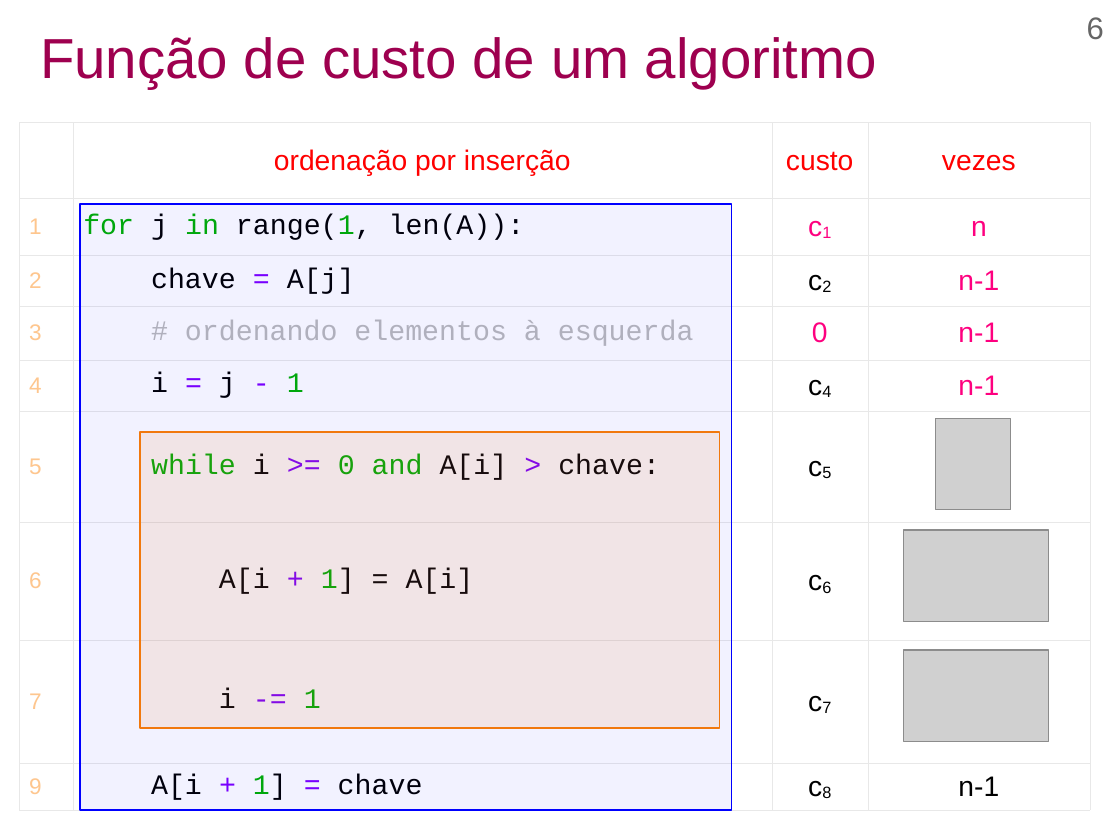
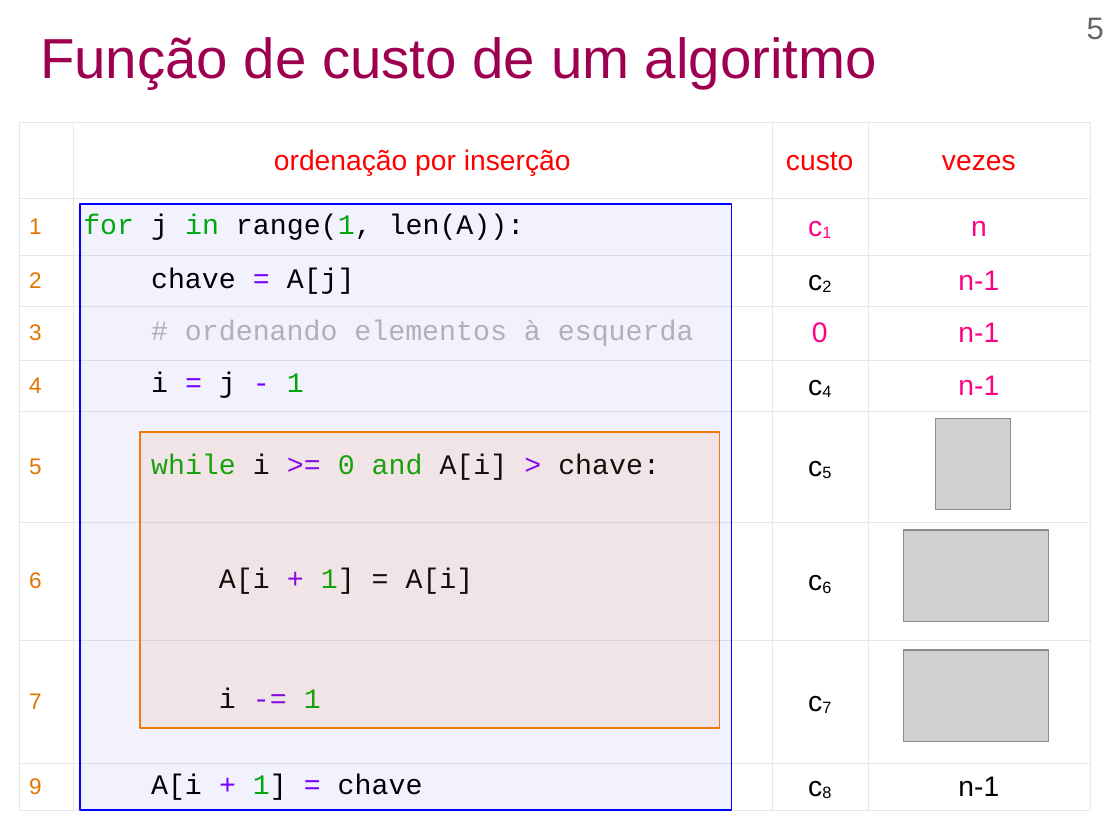
Before and after one commit to efurlanm/teaching, a slide deck: slide 5 of aed/AED-U1S3-Complexidade.odp (slide 6 before the commit). Drawn at 1120x840 pixels with LibreOffice and Linux fonts; fonts in the diff are those of the drawing; grey boxes stand for pictures; background and template pictures are left out. Boxes give left, top, right and bottom in pixels: in the first picture for what was removed or moved away, otherwise in the second. Text is boxed around its words. In the diff, an @@ line names an element or a change of style, - is before the commit and + after.

```diff
--- a/aed/AED-U1S3-Complexidade.odp
+++ b/aed/AED-U1S3-Complexidade.odp
@@ page number at box(1087, 17, 1104, 40): text changed @@
-6
+5
@@ table at box(19, 122, 1091, 810) @@
@@ text colour #FEC68E to #E47200 in "1", "2", "3", "4" and 4 more places @@
```
Also in this commit, not shown: 6 other slides changed, 1 slide added, 1 slide removed, 1 other file.
